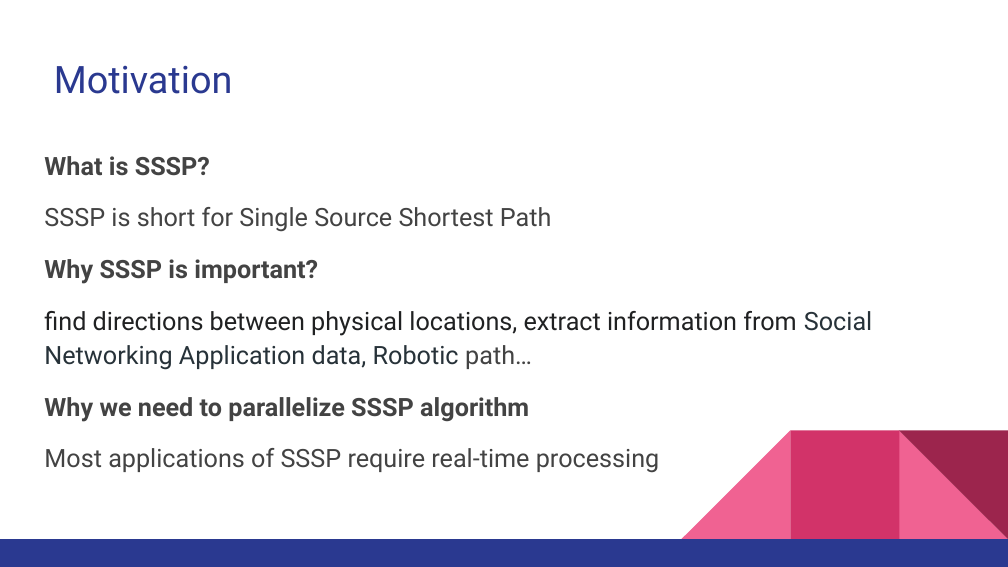
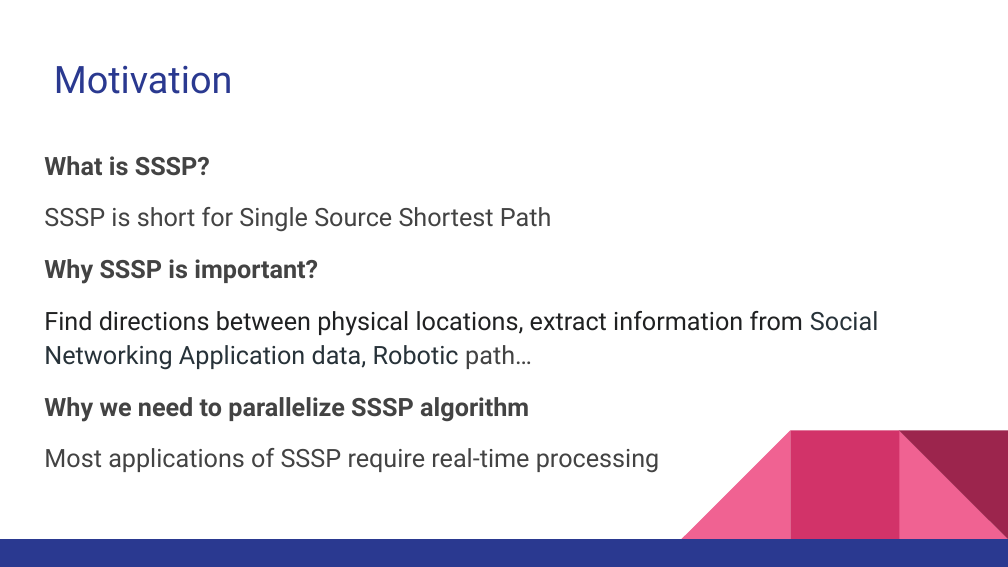
Before and after one commit to xtstc131/COMP5704-Mainpage, a slide deck: slide 2 of Slide_Presentation.pptx. Drawn at 1008x567 pixels with LibreOffice and Linux fonts; fonts in the diff are those of the drawing. Boxes give left, top, right and bottom in pixels: in the first picture for what was removed or moved away, otherwise in the second. Text is boxed around its words. In the diff, an @@ line names an element or a change of style, - is before the commit and + after.

```diff
--- a/Slide_Presentation.pptx
+++ b/Slide_Presentation.pptx
@@ text at <box>44,311,878,370</box>: text changed @@
-find directions between physical locations, extract information from Social Networking Application data, Robotic path…
+Find directions between physical locations, extract information from Social Networking Application data, Robotic path…
```
Also in this commit, not shown: 8 other slides changed, 3 slides added, 2 slides removed.
